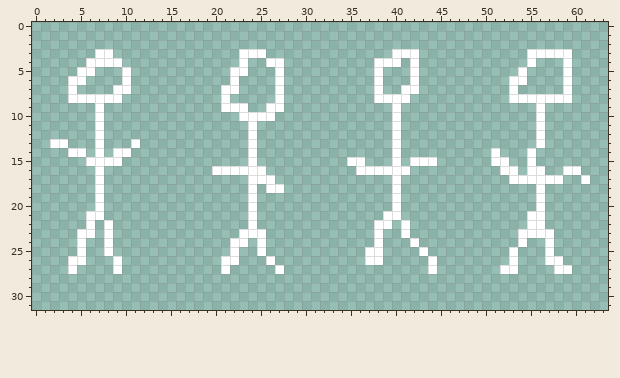
Pixel-art sprite, stored at TimeWar/TimeWar.Main/Sprites/testman.png. Above: the version before the commit.
The file is 64x32 pixels.
New version:
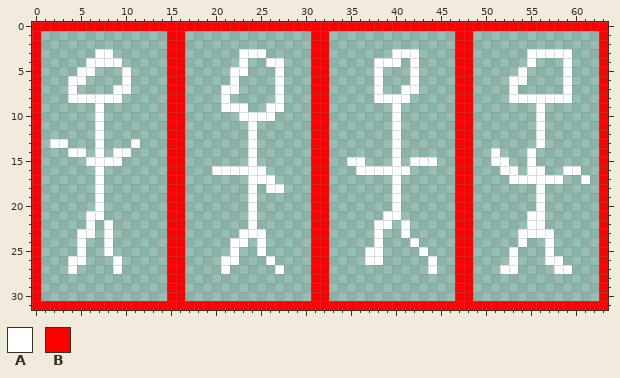
Palette (. is transparent): A #ffffff  B #ff0000
Changes in this commit:
y 0: x 0..63 ................................................................ -> BBBBBBBBBBBBBBBBBBBBBBBBBBBBBBBBBBBBBBBBBBBBBBBBBBBBBBBBBBBBBBBB
y 1..30: x 0 . -> B; x 15..16 .. -> BB; x 31..32 .. -> BB; x 47..48 .. -> BB; x 63 . -> B
y 31: x 0..63 ................................................................ -> BBBBBBBBBBBBBBBBBBBBBBBBBBBBBBBBBBBBBBBBBBBBBBBBBBBBBBBBBBBBBBBB
Pixel boxes of the changes (left, top, right, bottom) in both pictures:
added: (32, 22, 608, 310)
